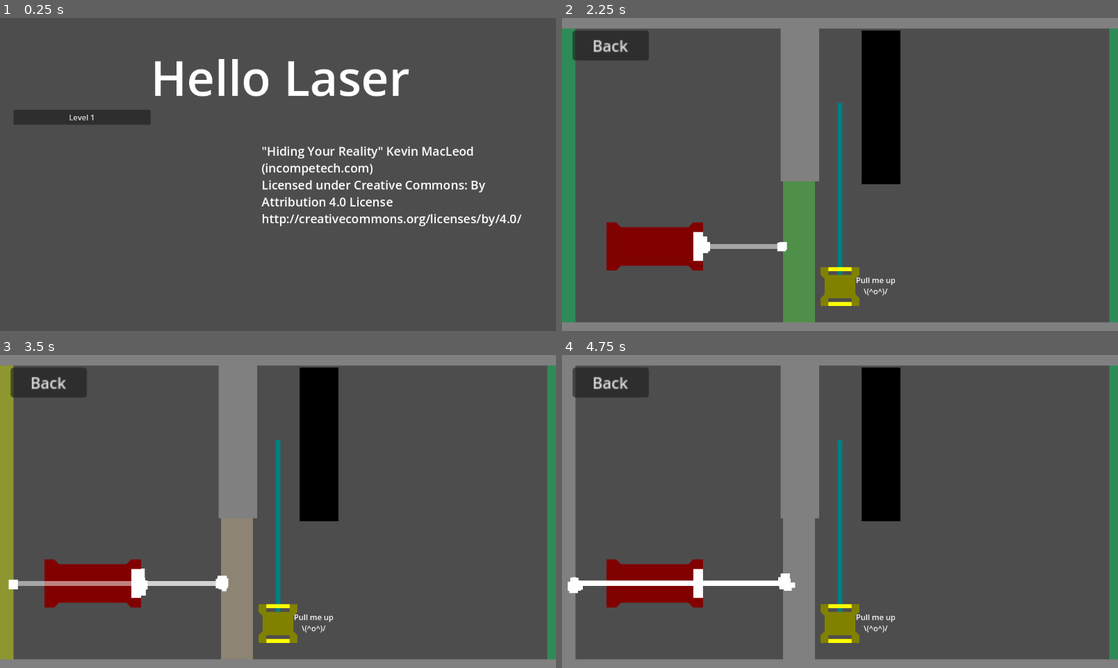
Above: before the commit, frames 1-4 (two rows, left to right).
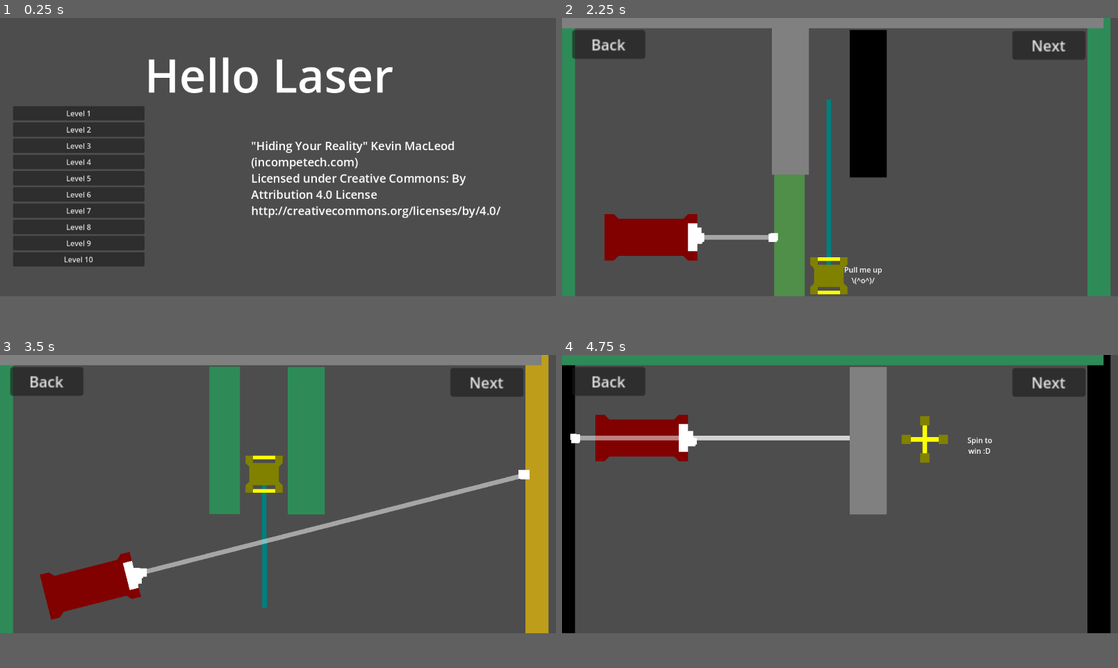
Above: after the commit, the same moments.

Repository: MousePotatoDoesStuff/Hello-Laser
Game: Godot game, scene res://Scenes/main_temp.tscn
Same seed, same stepped clock (60 frames per second), same inputs: the game is played once before the commit and once after it.
Inputs (mouse positions are in pixels of both pictures, inside the frame that each line leads up to):
- Up to frame 1 (0.25 s): no input
- Up to frame 2 (2.25 s): click "Level 1" at 0.5 s; click "Back" at 1.25 s; click "Level 1" at 2 s
- Up to frame 3 (3.5 s): click (489, 386) at 2.75 s, where only the run after the commit has a clickable "Next"
- Up to frame 4 (4.75 s): click (1051, 386) at 3.5 s, where only the run after the commit has a clickable "Next"; click (1051, 386) at 4.25 s, where only the run after the commit has a clickable "Next"
In our replay, the window is 800x450 before the commit and 800x400 after it. These sizes can differ from the game's own. Grey fills any space a smaller window leaves; there, only what the larger window draws over its background counts as a difference.

The runs differ from the first frame. In frame 1, 16% of the frame differs, in the area x 2-94%, y 12-80%; in frame 2, 19%; in frame 3, 27%; in frame 4, 32%, in the area x 0-100%, y 0-100%.

Commit message:
completely redesigned the UI
messed the levels up in the process

Diff:
--- a/Scenes/Laser/laser.gd
+++ b/Scenes/Laser/laser.gd
@@ -9,7 +9,7 @@
 
 var lasers=[]
 
-@onready var line:Line2D=$Line2D
+@export var lineobject:Line2D
 # Called when the node enters the scene tree for the first time.
 func _ready() -> void:
 	lasers.append($Ray)
@@ -20,15 +20,15 @@
 		add_child(raycast)
 		lasers.append(raycast)
 	max_cast_to=Vector2(INF_LEN,0).rotated(rot)
-	$Line2D.top_level=true
+	lineobject.top_level=true
 
 
 # Called every frame. 'delta' is the elapsed time since the previous frame.
 func _process(delta: float) -> void:
 	if follow_mouse:
 		rot=get_local_mouse_position().angle()
-	line.clear_points()
-	line.add_point(global_position)
+	lineobject.clear_points()
+	lineobject.add_point(global_position)
 	max_cast_to=Vector2(INF_LEN,0).rotated(rot)
 	var idx=0
 	for raycast:RayCast2D in lasers:
@@ -42,7 +42,7 @@
 		if collider.has_method("laser_hit"):
 			is_bounceable=collider.call("laser_hit")
 		max_cast_to+=raycast.position-rcol
-		line.add_point(rcol)
+		lineobject.add_point(rcol)
 		var maxnorm=max_cast_to.normalized()
 		var normal=raycast.get_collision_normal().rotated(-global_rotation).normalized()
 		var norm=maxnorm.bounce(normal).normalized()
@@ -55,7 +55,7 @@
 			return
 
 func end_ray(idx, raycast):
-	line.add_point(global_position+max_cast_to)
+	lineobject.add_point(global_position+max_cast_to)
 	if idx==1:
 		raycast.target_position=max_cast_to
 		$Particles.global_position=global_position+max_cast_to
--- a/Scenes/Laser/laser.tscn
+++ b/Scenes/Laser/laser.tscn
@@ -2,13 +2,14 @@
 
 [ext_resource type="Script" path="res://Scenes/Laser/laser.gd" id="1_gdw0q"]
 
-[node name="Laser" type="Node2D"]
+[node name="Laser" type="Node2D" node_paths=PackedStringArray("lineobject")]
 script = ExtResource("1_gdw0q")
+lineobject = NodePath("Line2D")
 
 [node name="Ray" type="RayCast2D" parent="."]
 
 [node name="Line2D" type="Line2D" parent="."]
-points = PackedVector2Array(51, 21, 162, 99, 668, 143)
+points = PackedVector2Array(51, 0, 162, -1, 664, -1)
 default_color = Color(1, 1, 1, 0.501961)
 
 [node name="Particles" type="CPUParticles2D" parent="."]
--- a/Scenes/Levels/Level_03.tscn
+++ b/Scenes/Levels/Level_03.tscn
@@ -16,37 +16,32 @@
 position = Vector2(-85, -73)
 scale = Vector2(3.28001, -15.9248)
 moss = true
-inert_color = Color(0, 0, 0, 1)
+fragile = true
 
 [node name="SquareWall6" parent="." instance=ExtResource("3_83v1t")]
 position = Vector2(661, 185)
 scale = Vector2(4.00001, -15.9248)
 inert = true
-inert_color = Color(0, 0, 0, 1)
 
 [node name="SquareWall2" parent="." instance=ExtResource("3_83v1t")]
 position = Vector2(3, 325)
 scale = Vector2(2.54546, -53.8343)
 moss = true
-inert_color = Color(0, 0, 0, 1)
 
 [node name="SquareWall3" parent="." instance=ExtResource("3_83v1t")]
 position = Vector2(1159, 337)
 scale = Vector2(2.54546, -53.8343)
 moss = true
-inert_color = Color(0, 0, 0, 1)
 
 [node name="SquareWall4" parent="." instance=ExtResource("3_83v1t")]
 position = Vector2(565, -3)
 rotation = 1.57079
 scale = Vector2(2.54546, -60.4343)
-inert_color = Color(0, 0, 0, 1)
 
 [node name="SquareWall5" parent="." instance=ExtResource("3_83v1t")]
 position = Vector2(603, 655)
 rotation = 1.57079
 scale = Vector2(2.54546, -60.4343)
-inert_color = Color(0, 0, 0, 1)
 
 [node name="LaserEmitter" parent="." instance=ExtResource("4_s1r2l")]
 position = Vector2(292, 473)
--- a/Scenes/Levels/Level_10.tscn
+++ b/Scenes/Levels/Level_10.tscn
@@ -13,59 +13,50 @@
 position = Vector2(562, 166)
 scale = Vector2(3.28001, -15.9248)
 moss = true
-inert_color = Color(0, 0, 0, 1)
 
 [node name="SquareWall6" parent="." instance=ExtResource("2_78kdo")]
 position = Vector2(531, 339)
 scale = Vector2(-0.287505, -34.4185)
 inert = true
-inert_color = Color(0, 0, 0, 1)
 
 [node name="SquareWall2" parent="." instance=ExtResource("2_78kdo")]
 position = Vector2(3, -177)
 scale = Vector2(2.54546, -53.8343)
 moss = true
-inert_color = Color(0, 0, 0, 1)
 
 [node name="SquareWall9" parent="." instance=ExtResource("2_78kdo")]
 position = Vector2(3, 875)
 scale = Vector2(2.54546, -53.8343)
 moss = true
-inert_color = Color(0, 0, 0, 1)
 
 [node name="SquareWall3" parent="." instance=ExtResource("2_78kdo")]
 position = Vector2(1159, -177)
 scale = Vector2(2.54546, -53.8343)
 moss = true
 inert = true
-inert_color = Color(0, 0, 0, 1)
 
 [node name="SquareWall10" parent="." instance=ExtResource("2_78kdo")]
 position = Vector2(1159, 875)
 scale = Vector2(2.54546, -53.8343)
 moss = true
-inert_color = Color(0, 0, 0, 1)
 
 [node name="SquareWall4" parent="." instance=ExtResource("2_78kdo")]
 position = Vector2(565, -3)
 rotation = 1.57079
 scale = Vector2(2.54546, -60.4343)
 inert = true
-inert_color = Color(0, 0, 0, 1)
 
 [node name="SquareWall5" parent="." instance=ExtResource("2_78kdo")]
 position = Vector2(603, 655)
 rotation = 1.57079
 scale = Vector2(2.54546, -60.4343)
 inert = true
-inert_color = Color(0, 0, 0, 1)
 
 [node name="SquareWall8" parent="." instance=ExtResource("2_78kdo")]
 position = Vector2(582, 334)
 rotation = 1.57079
 scale = Vector2(2.54546, -60.4343)
 inert = true
-inert_color = Color(0, 0, 0, 1)
 
 [node name="Slider" parent="." instance=ExtResource("3_gsfhi")]
 position = Vector2(495, 589)
--- /dev/null
+++ b/Scenes/UI/LevelMap.tscn
@@ -0,0 +1,30 @@
+[gd_scene format=3 uid="uid://c32gai6kux7y6"]
+
+[node name="LevelMap" type="Control"]
+layout_mode = 3
+anchors_preset = 15
+anchor_right = 1.0
+anchor_bottom = 1.0
+grow_horizontal = 2
+grow_vertical = 2
+
+[node name="Map" type="Control" parent="."]
+anchors_preset = 0
+
+[node name="Location" type="ColorRect" parent="."]
+layout_mode = 1
+anchors_preset = 15
+anchor_right = 1.0
+anchor_bottom = 1.0
+offset_left = 450.0
+offset_top = 400.0
+offset_right = -692.0
+offset_bottom = -238.0
+grow_horizontal = 2
+grow_vertical = 2
+
+[node name="Control" type="Control" parent="."]
+layout_mode = 3
+anchors_preset = 0
+offset_right = 40.0
+offset_bottom = 40.0
--- /dev/null
+++ b/Scenes/UI/quick_menu.gd
@@ -0,0 +1,19 @@
+extends Control
+class_name QuickMenu
+
+signal back_signal
+signal next_signal
+
+func configure(is_done:bool):
+	if is_done:
+		$Next.show()
+	else:
+		$Next.hide()
+
+
+func _on_back_pressed() -> void:
+	back_signal.emit()
+
+
+func _on_next_pressed() -> void:
+	next_signal.emit()
--- /dev/null
+++ b/Scenes/UI/quick_menu.tscn
@@ -0,0 +1,39 @@
+[gd_scene load_steps=2 format=3 uid="uid://dqfkl0n1rlrtu"]
+
+[ext_resource type="Script" path="res://Scenes/UI/quick_menu.gd" id="1_pm5hd"]
+
+[node name="QuickMenu" type="Control"]
+visible = false
+layout_mode = 3
+anchors_preset = 0
+offset_right = 1152.0
+offset_bottom = 648.0
+script = ExtResource("1_pm5hd")
+
+[node name="Back" type="Button" parent="."]
+layout_mode = 0
+anchor_left = 0.0190972
+anchor_top = 0.0401235
+anchor_right = 0.15625
+anchor_bottom = 0.135802
+offset_right = -79.0
+offset_bottom = -31.0
+scale = Vector2(2, 2)
+text = "Back"
+metadata/_edit_use_anchors_ = true
+
+[node name="Next" type="Button" parent="."]
+visible = false
+layout_mode = 0
+anchor_left = 0.84375
+anchor_top = 0.0432099
+anchor_right = 0.980903
+anchor_bottom = 0.138889
+offset_right = -79.0
+offset_bottom = -31.0
+scale = Vector2(2, 2)
+text = "Next"
+metadata/_edit_use_anchors_ = true
+
+[connection signal="pressed" from="Back" to="." method="_on_back_pressed"]
+[connection signal="pressed" from="Next" to="." method="_on_next_pressed"]
--- /dev/null
+++ b/Scenes/UI/thanksmenu.gd
@@ -0,0 +1,16 @@
+extends Control
+
+
+signal backSignal
+# Called when the node enters the scene tree for the first time.
+func _ready() -> void:
+	pass # Replace with function body.
+
+
+# Called every frame. 'delta' is the elapsed time since the previous frame.
+func _process(delta: float) -> void:
+	pass
+
+
+func exit() -> void:
+	backSignal.emit()
--- /dev/null
+++ b/Scenes/UI/thanksmenu.tscn
@@ -0,0 +1,27 @@
+[gd_scene load_steps=3 format=3 uid="uid://c6t8yquw7d1n"]
+
+[ext_resource type="Texture2D" uid="uid://cqoyn6lv051ld" path="res://Assets/potato.bmp" id="1_hf4mf"]
+[ext_resource type="Script" path="res://Scenes/UI/thanksmenu.gd" id="1_jpo2l"]
+
+[node name="thanksmenu" type="Control"]
+visible = false
+layout_mode = 3
+anchors_preset = 0
+offset_right = 40.0
+offset_bottom = 40.0
+script = ExtResource("1_jpo2l")
+
+[node name="Potato" type="Sprite2D" parent="."]
+position = Vector2(557, 266)
+texture = ExtResource("1_hf4mf")
+
+[node name="End" type="Button" parent="."]
+layout_mode = 0
+offset_left = 266.0
+offset_top = 536.0
+offset_right = 872.0
+offset_bottom = 632.0
+theme_override_font_sizes/font_size = 64
+text = "Back to main menu"
+
+[connection signal="pressed" from="End" to="." method="exit"]
--- /dev/null
+++ b/Scenes/UI/ui_mainframe.gd
@@ -0,0 +1,86 @@
+extends Control
+class_name UI_mainframe
+
+var levels:Array[PackedScene]=[
+	preload("res://Scenes/Levels/Level_01.tscn"),
+	preload("res://Scenes/Levels/Level_02.tscn"),
+	preload("res://Scenes/Levels/Level_03.tscn"),
+	preload("res://Scenes/Levels/Level_04.tscn"),
+	preload("res://Scenes/Levels/Level_05.tscn"),
+	preload("res://Scenes/Levels/Level_06.tscn"),
+	preload("res://Scenes/Levels/Level_07.tscn"),
+	preload("res://Scenes/Levels/Level_08.tscn"),
+	preload("res://Scenes/Levels/Level_09.tscn"),
+	preload("res://Scenes/Levels/Level_10.tscn")
+]
+var level:LevelClass=null
+var levnum:int=-1
+@export var completed=0
+
+@export var node_main:Control
+@export var node_quick:QuickMenu
+@export var node_thanks:Control
+
+@onready var screens:Array[Control]=[
+	node_main,
+	node_quick,
+	node_thanks
+]
+@export var extra_screens:Array[Control]
+@export var node_levels:Control
+@export var cur_ind:int=0
+
+signal StartLevel(level:LevelClass)
+signal EndLevel
+# Called when the node enters the scene tree for the first time.
+func _ready() -> void:
+	for screen in extra_screens:
+		screens.append(screen)
+	for screen in screens:
+		screen.hide()
+	screens[0].show()
+	for i in range(completed+1):
+		add_level(i)
+
+func swap_to(new_ind:int):
+	screens[self.cur_ind].hide()
+	self.cur_ind=new_ind
+	screens[self.cur_ind].show()
+
+func add_level(cur):
+	if cur>=len(levels):
+		return
+	var button = Button.new()
+	button.text = "Level " + str(cur + 1)
+	var bufn=func():
+		start_level(cur)
+	button.connect("pressed", bufn)
+	node_levels.add_child(button)
+
+func start_level(lvnum):
+	var lepack:PackedScene=levels[lvnum]
+	level=lepack.instantiate()
+	StartLevel.emit(level)
+	self.levnum=lvnum
+	level.connect("win",win)
+	node_quick.configure(levnum!=completed)
+	swap_to(1)
+
+func win():
+	print("A winner is who?")
+	if completed==levnum:
+		completed+=1
+		add_level(completed)
+	node_quick.configure(true)
+
+func next_level():
+	EndLevel.emit()
+	var newlev=levnum+1
+	if newlev==levels.size():
+		swap_to(2)
+	else:
+		start_level(levnum+1)
+
+func close_level():
+	EndLevel.emit()
+	swap_to(0)
--- /dev/null
+++ b/Scenes/UI/ui_mainframe.tscn
@@ -0,0 +1,59 @@
+[gd_scene load_steps=4 format=3 uid="uid://yxg5kogu05at"]
+
+[ext_resource type="Script" path="res://Scenes/UI/ui_mainframe.gd" id="1_6akr2"]
+[ext_resource type="PackedScene" uid="uid://dqfkl0n1rlrtu" path="res://Scenes/UI/quick_menu.tscn" id="2_2hgcj"]
+[ext_resource type="PackedScene" uid="uid://c6t8yquw7d1n" path="res://Scenes/UI/thanksmenu.tscn" id="3_li074"]
+
+[node name="UI Mainframe" type="Control" node_paths=PackedStringArray("node_main", "node_quick", "node_thanks", "node_levels")]
+layout_mode = 3
+anchors_preset = 0
+offset_right = 1200.0
+offset_bottom = 600.0
+script = ExtResource("1_6akr2")
+node_main = NodePath("MainMenu")
+node_quick = NodePath("QuickMenu")
+node_thanks = NodePath("thanksmenu")
+node_levels = NodePath("MainMenu/levels")
+
+[node name="MainMenu" type="Control" parent="."]
+layout_mode = 3
+anchors_preset = 0
+offset_right = 1152.0
+offset_bottom = 648.0
+
+[node name="RichTextLabel" type="RichTextLabel" parent="MainMenu"]
+layout_mode = 0
+offset_left = 312.0
+offset_top = 54.0
+offset_right = 890.0
+offset_bottom = 191.0
+theme_override_font_sizes/normal_font_size = 100
+text = "Hello Laser"
+fit_content = true
+
+[node name="RichTextLabel2" type="RichTextLabel" parent="MainMenu"]
+layout_mode = 0
+offset_left = 542.0
+offset_top = 258.0
+offset_right = 1120.0
+offset_bottom = 395.0
+theme_override_font_sizes/normal_font_size = 25
+text = "\"Hiding Your Reality\" Kevin MacLeod (incompetech.com)
+Licensed under Creative Commons: By Attribution 4.0 License
+http://creativecommons.org/licenses/by/4.0/"
+fit_content = true
+
+[node name="levels" type="VBoxContainer" parent="MainMenu"]
+layout_mode = 0
+offset_left = 28.0
+offset_top = 190.0
+offset_right = 312.0
+offset_bottom = 620.0
+
+[node name="QuickMenu" parent="." instance=ExtResource("2_2hgcj")]
+
+[node name="thanksmenu" parent="." instance=ExtResource("3_li074")]
+
+[connection signal="back_signal" from="QuickMenu" to="." method="close_level"]
+[connection signal="next_signal" from="QuickMenu" to="." method="next_level"]
+[connection signal="backSignal" from="thanksmenu" to="." method="swap_to" binds= [0]]
--- a/Scenes/Wall/wall.gd
+++ b/Scenes/Wall/wall.gd
@@ -32,6 +32,9 @@
 func _process(delta: float) -> void:
 	if not Engine.is_editor_hint():
 		active_process(delta)
+	always_process(delta)
+
+func always_process(_delta: float):
 	var choice:Color=wall_color
 	if inert:
 		choice=inert_color
--- a/Scenes/main_temp.gd
+++ b/Scenes/main_temp.gd
@@ -14,65 +14,18 @@
 ]
 var level:LevelClass=null
 var levnum:int=-1
-@export var completed=0
+@export var node_loader:Control
+@export var node_UI:Control
+@export var completed=20
 # Called when the node enters the scene tree for the first time.
 func _ready() -> void:
-	$MainMenu/levels
-	for i in range(completed+1):
-		add_level(i)
-
-func add_level(cur):
-	if cur>=len(levels):
-		return
-	var button = Button.new()
-	button.text = "Level " + str(cur + 1)
-	var bufn=func():
-		start_level(cur)
-	button.connect("pressed", bufn)
-	$MainMenu/levels.add_child(button)
-
-# Called every frame. 'delta' is the elapsed time since the previous frame.
-func _process(delta: float) -> void:
 	pass
 
-func start_level(lvnum):
-	$MainMenu.hide()
-	var lepack:PackedScene=levels[lvnum]
-	level=lepack.instantiate()
-	levnum=lvnum
+func start_level(level:LevelClass):
 	$Loader.add_child(level)
-	level.connect("win",win)
-	$QuickMenu.show()
-	$QuickMenu/Next.show()
-	if levnum==completed:
-		$QuickMenu/Next.hide()
-
-func win():
-	print("A winner is who?")
-	if completed==levnum:
-		completed+=1
-		add_level(completed)
-	$QuickMenu/Next.show()
+	self.level=level
 
 func remove_level():
 	$Loader.remove_child(level)
 	level.queue_free()
 	level=null
-
-func next_level():
-	remove_level()
-	var newlev=levnum+1
-	if newlev==levels.size():
-		$QuickMenu.hide()
-		$thanksmenu.show()
-	else:
-		start_level(levnum+1)
-
-func close_level():
-	remove_level()
-	$QuickMenu.hide()
-	$MainMenu.show()
-
-func backtomain():
-	$thanksmenu.hide()
-	$MainMenu.show()
--- a/Scenes/main_temp.tscn
+++ b/Scenes/main_temp.tscn
@@ -1,7 +1,7 @@
 [gd_scene load_steps=4 format=3 uid="uid://dlqu4ydyswvky"]
 
 [ext_resource type="Script" path="res://Scenes/main_temp.gd" id="1_dishi"]
-[ext_resource type="Texture2D" uid="uid://cqoyn6lv051ld" path="res://Assets/potato.bmp" id="2_3op6a"]
+[ext_resource type="PackedScene" uid="uid://yxg5kogu05at" path="res://Scenes/UI/ui_mainframe.tscn" id="3_mhnqx"]
 [ext_resource type="AudioStream" uid="uid://fq1q80yxsoh" path="res://Assets/Hiding Your Reality.mp3" id="3_yvbek"]
 
 [node name="MainTemp" type="Node2D"]
@@ -9,98 +9,13 @@
 
 [node name="Loader" type="Node2D" parent="."]
 
-[node name="MainMenu" type="Control" parent="."]
-layout_mode = 3
-anchors_preset = 0
-offset_right = 1152.0
-offset_bottom = 648.0
-
-[node name="RichTextLabel" type="RichTextLabel" parent="MainMenu"]
-layout_mode = 0
-offset_left = 312.0
-offset_top = 54.0
-offset_right = 890.0
-offset_bottom = 191.0
-theme_override_font_sizes/normal_font_size = 100
-text = "Hello Laser"
-fit_content = true
-
-[node name="RichTextLabel2" type="RichTextLabel" parent="MainMenu"]
-layout_mode = 0
-offset_left = 542.0
-offset_top = 258.0
-offset_right = 1120.0
-offset_bottom = 395.0
-theme_override_font_sizes/normal_font_size = 25
-text = "\"Hiding Your Reality\" Kevin MacLeod (incompetech.com)
-Licensed under Creative Commons: By Attribution 4.0 License
-http://creativecommons.org/licenses/by/4.0/"
-fit_content = true
-
-[node name="levels" type="VBoxContainer" parent="MainMenu"]
-layout_mode = 0
-offset_left = 28.0
-offset_top = 190.0
-offset_right = 312.0
-offset_bottom = 620.0
-
-[node name="QuickMenu" type="Control" parent="."]
-visible = false
-layout_mode = 3
-anchors_preset = 0
-offset_right = 1152.0
-offset_bottom = 648.0
-
-[node name="Back" type="Button" parent="QuickMenu"]
-layout_mode = 0
-anchor_left = 0.0190972
-anchor_top = 0.0401235
-anchor_right = 0.15625
-anchor_bottom = 0.135802
-offset_right = -79.0
-offset_bottom = -31.0
-scale = Vector2(2, 2)
-text = "Back"
-metadata/_edit_use_anchors_ = true
-
-[node name="Next" type="Button" parent="QuickMenu"]
-visible = false
-layout_mode = 0
-anchor_left = 0.84375
-anchor_top = 0.0432099
-anchor_right = 0.980903
-anchor_bottom = 0.138889
-offset_right = -79.0
-offset_bottom = -31.0
-scale = Vector2(2, 2)
-text = "Next"
-metadata/_edit_use_anchors_ = true
-
-[node name="thanksmenu" type="Control" parent="."]
-visible = false
-layout_mode = 3
-anchors_preset = 0
-offset_right = 40.0
-offset_bottom = 40.0
-
-[node name="Potato" type="Sprite2D" parent="thanksmenu"]
-position = Vector2(557, 266)
-texture = ExtResource("2_3op6a")
-
-[node name="End" type="Button" parent="thanksmenu"]
-layout_mode = 0
-offset_left = 266.0
-offset_top = 536.0
-offset_right = 872.0
-offset_bottom = 632.0
-theme_override_font_sizes/font_size = 64
-text = "Back to main menu"
-
 [node name="AudioStreamPlayer" type="AudioStreamPlayer" parent="."]
 stream = ExtResource("3_yvbek")
 autoplay = true
 parameters/looping = true
 
-[connection signal="pressed" from="QuickMenu/Back" to="." method="close_level"]
-[connection signal="pressed" from="QuickMenu/Next" to="." method="next_level"]
-[connection signal="pressed" from="thanksmenu/End" to="." method="backtomain"]
+[node name="UI Mainframe" parent="." instance=ExtResource("3_mhnqx")]
+completed = 10
+
+[connection signal="EndLevel" from="UI Mainframe" to="." method="remove_level"]
+[connection signal="StartLevel" from="UI Mainframe" to="." method="start_level"]
--- a/project.godot
+++ b/project.godot
@@ -17,6 +17,8 @@
 
 [display]
 
+window/size/viewport_width=1200
+window/size/viewport_height=600
 window/stretch/mode="viewport"
 
 [rendering]
